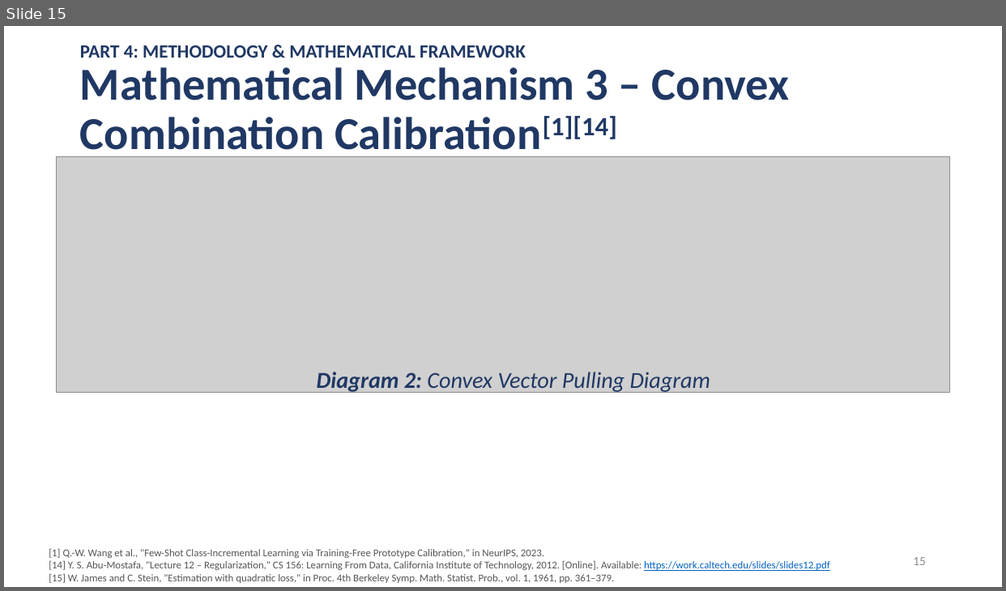
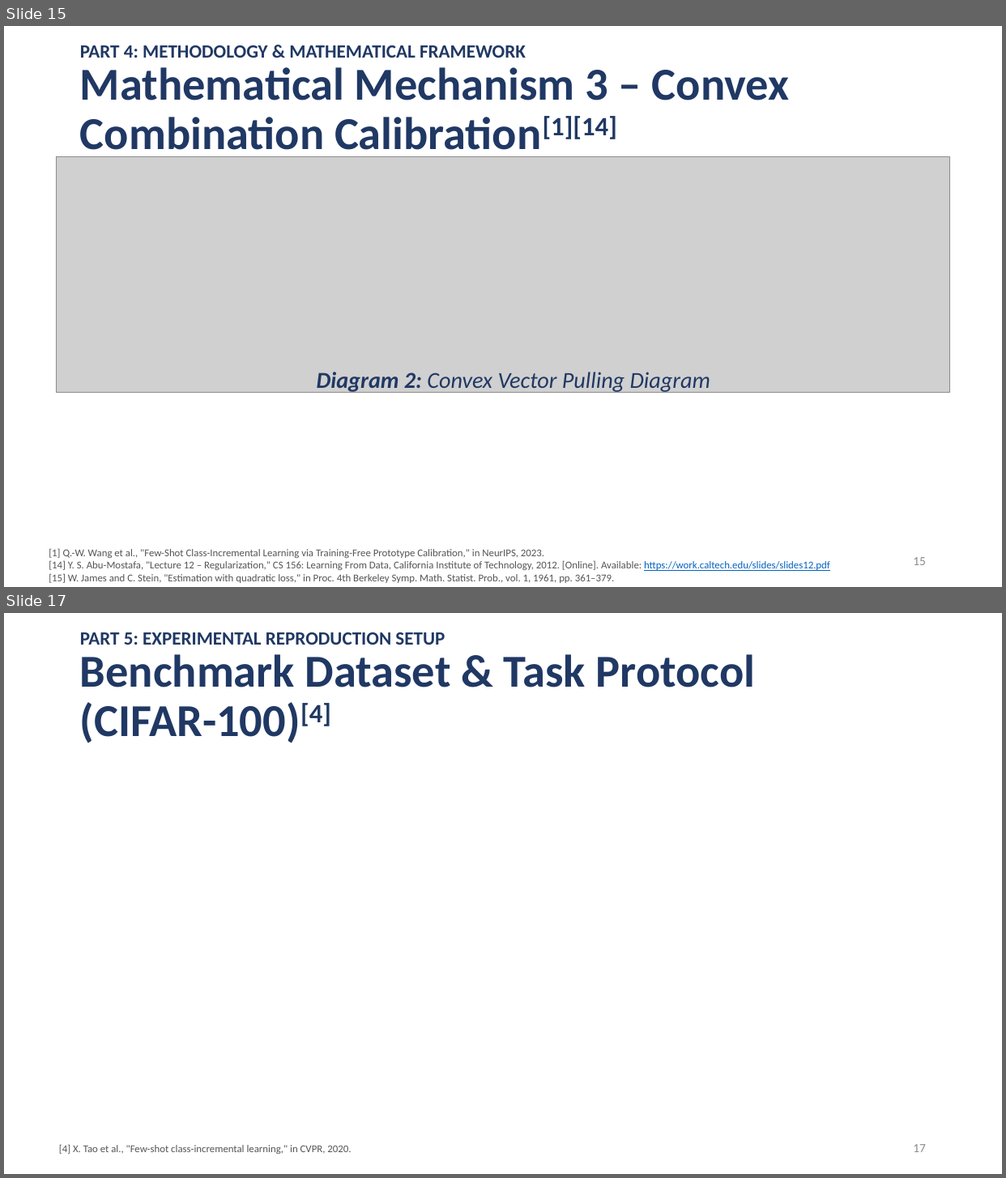
Before and after one commit to famevease/Intro2ML_Adopt-ML-paper, a slide deck: slides/presentation_v1.pptx. Shown one above the other, each under a label of ours: slide 15 before the commit, slides 15 and 17 after it; the slides between them are not shown. The pictures are 1006x591 and 1006x1178 pixels, drawn with LibreOffice and Linux fonts; fonts in the diff are those of the drawing; grey boxes stand for pictures. Boxes give left, top, right and bottom in pixels: in the first picture for what was removed or moved away, otherwise in the second. Text is boxed around its words. In the diff, an @@ line names an element or a change of style, - is before the commit and + after.

```diff
--- a/slides/presentation_v1.pptx
+++ b/slides/presentation_v1.pptx
@@ slide 17 added at box(4, 613, 1002, 1174), background #FFFFFF @@
@@ text added at box(80, 632, 445, 645), 18 pt, text #203864, bold @@
+PART 5: EXPERIMENTAL REPRODUCTION SETUP
@@ title added at box(80, 654, 756, 743), 44 pt, text #203864, bold @@
+Benchmark Dataset & Task Protocol (CIFAR-100)[4]
@@ text added at box(59, 1144, 351, 1154), 10 pt, text #555555 @@
+[4] X. Tao et al., "Few-shot class-incremental learning," in CVPR, 2020.
@@ page number added at box(913, 1144, 926, 1152), 12 pt, text #8C8C8C @@
+17
```
Also in this commit, not shown: 1 slide changed, 2 other slides added, 2 other files.
